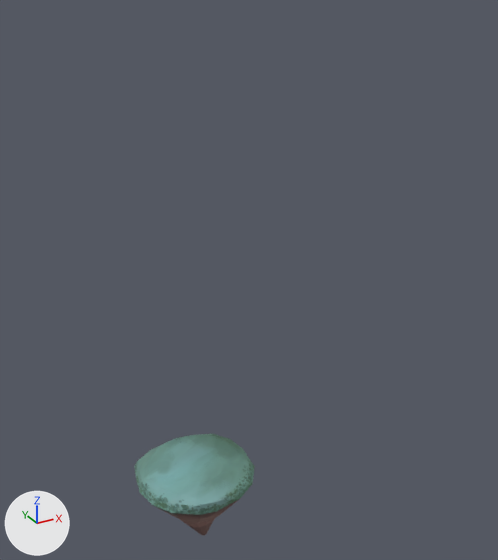
Before and after pictures for a commit that changed the COLLADA model Memoria/3D/Assets/art.scnassets/island.dae.
One viewpoint serves both versions: a camera (50 mm lens) standing at (-40.4, -94.0, 86.4) and looking at (7.7, -6.5, 42.7). Every picture has the same lights, and +X, +Y and +Z are marked at lower left. Where no turn or scale is listed for an object, it has been applied to the vertices.

In view in the first picture: 'Island'.
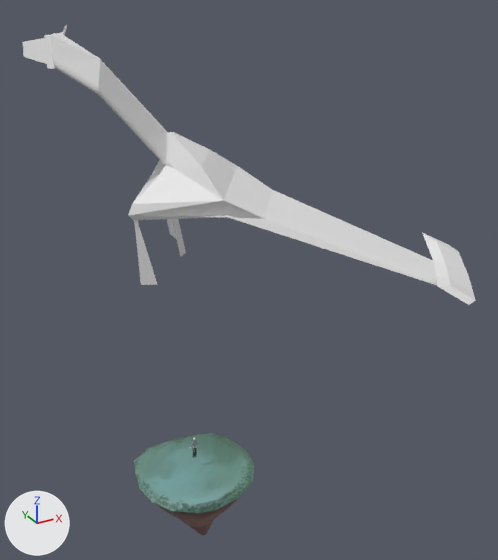
Location of each change, (x1, y1, x2, y2) in pixels of the pictures (498 x 560 px):
'Kambing Laut', added: after (22, 25, 475, 305)
'Albert', added: after (190, 438, 198, 458)

Patch to the scene script:
```diff
--- a/Memoria/3D/Assets/art.scnassets/island.dae.py
+++ b/Memoria/3D/Assets/art.scnassets/island.dae.py
@@ mat_yellow @@
+mat_yellow = principled_material('yellow')
+mat_yellow.base_color = (0.815, 0.768, 0.266)  # yellow #e9e38d
@@ mat_black @@
+mat_black = principled_material('black')
+mat_black.base_color = (0.0222, 0.0232, 0.0343)  # black #292a34
@@ mat_grey @@
+mat_grey = principled_material('grey')
+mat_grey.base_color = (0.262, 0.309, 0.392)  # blue #8c97a8
@@ mat_jet_black @@
+mat_jet_black = principled_material('jet black')
+mat_jet_black.base_color = (0.0, 0.0, 0.0)  # black #000000
@@ mat_skin @@
+mat_skin = principled_material('skin')
+mat_skin.base_color = (0.847, 0.701, 0.571)  # beige #eddac7
@@ me_cube @@
+me_cube.from_pydata(...)  # 162 vertices, 327 faces; spans x -20.4..37.3, y -32.8..9.8, z -19.8..18.7
@@ me_cube_002 @@
+me_cube_002.from_pydata(...)  # 1347 vertices, 2490 faces; spans x -0.74..0.84, y -0.22..0.47, z -2.09..2.21
+# faces by material slot: [1050, 168, 136, 784, 352]
+me_cube_002.materials.append(mat_grey)  # blue #8c97a8
+me_cube_002.materials.append(mat_black)  # black #292a34
+me_cube_002.materials.append(mat_yellow)  # yellow #e9e38d
+me_cube_002.materials.append(mat_skin)  # beige #eddac7
+me_cube_002.materials.append(mat_jet_black)  # black #000000
@@ ob_kambing_laut @@
+ob_kambing_laut = bpy.data.objects.new('Kambing Laut', me_cube)
+ob_kambing_laut.location = (0.0, 0.0, 62.0)
@@ ob_albert @@
+ob_albert = bpy.data.objects.new('Albert', me_cube_002)
+ob_albert.location = (0.0, 0.0, 8.8)
```
